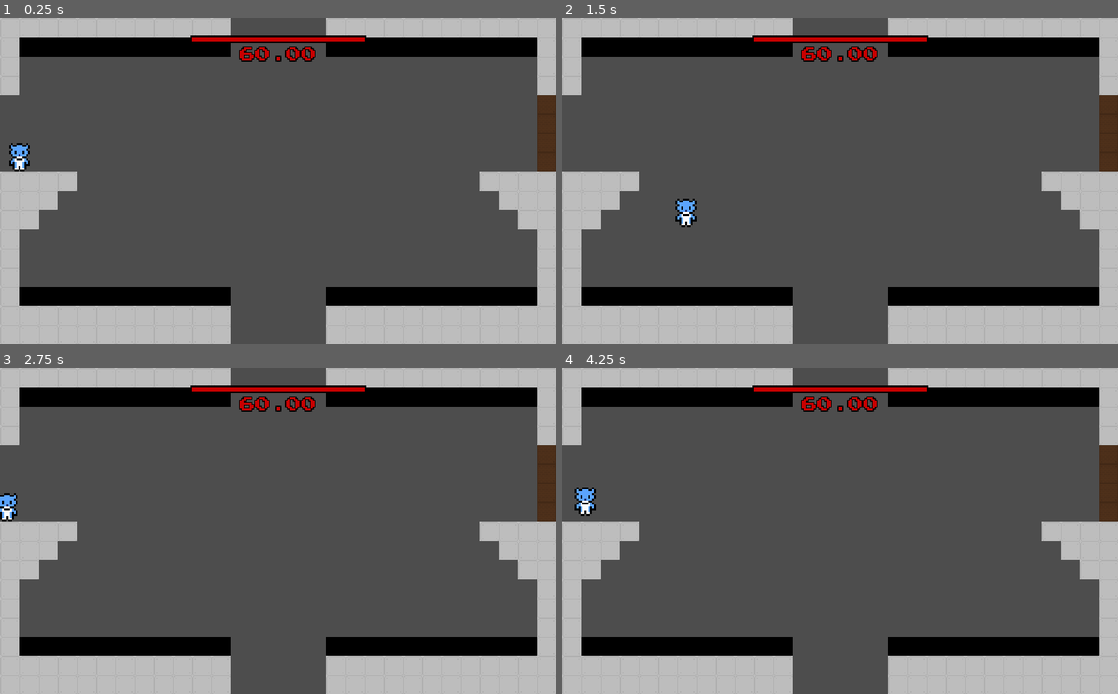
Above: before the commit, frames 1-4 (two rows, left to right).
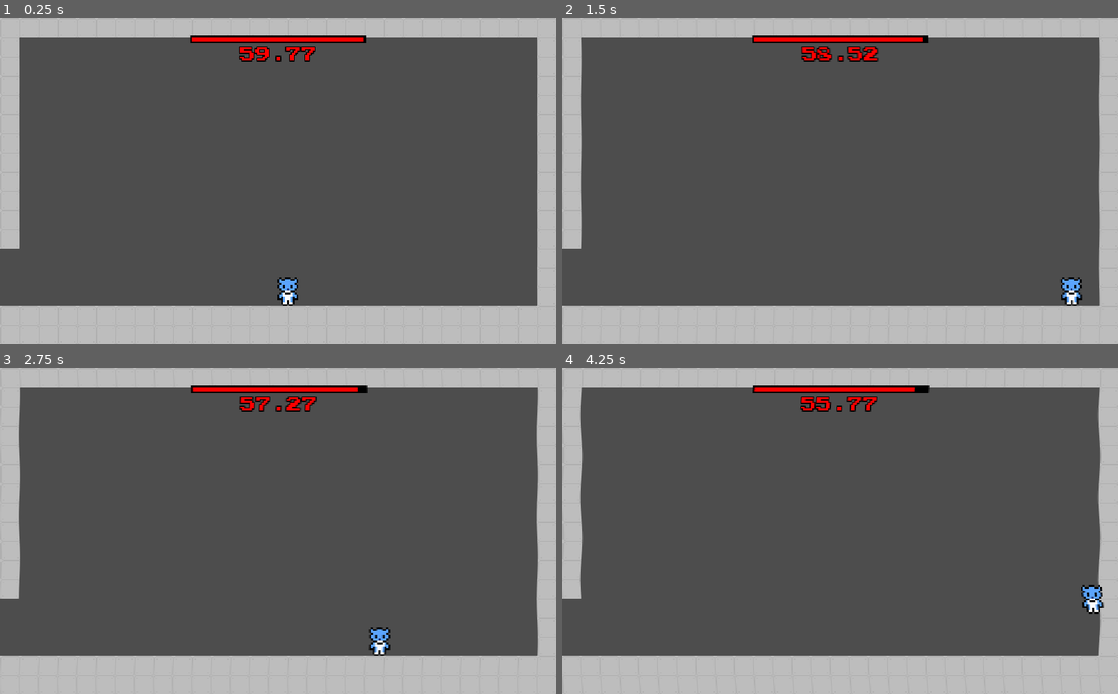
Above: after the commit, the same moments.

Repository: Furryous-Games/Pirate-Software-Game-Jam
Game: Godot game, scene res://scenes/main_scene.tscn
Two runs of this game, one before a commit and one after it. Both use one fixed random seed, a clock stepped at 60 frames per second and the inputs below.
Inputs:
- Up to frame 1 (0.25 s): no input
- Up to frame 2 (1.5 s): hold Right (move_right) from 0.53 s (still down); tap X (dash) at 0.6, 1.35 s; tap C (jump) at 0.77 s
- Up to frame 3 (2.75 s): tap C (jump) at 1.52 s; release Right (move_right) at 2.03 s; hold Left (move_left) from 2.03 s (still down); tap Z (interact) at 2.1 s; tap X (dash) at 2.3 s
- Up to frame 4 (4.25 s): release Left (move_left) at 2.78 s; hold Right (move_right) from 2.78 s (still down); tap G (invert_gravity) at 2.85 s; tap C (jump) at 3.02, 3.77 s; tap X (dash) at 3.05, 3.6 s

The runs differ from the first frame. In frame 1, 17% of the frame differs, in the area x 0-100%, y 0-100%; in frame 2, 17%; in frame 3, 17%; in frame 4, 18%.

Commit message:
moved reactor_sector files to reactor_sector folder

Diff:
--- a/scenes/main_scene.tscn
+++ b/scenes/main_scene.tscn
@@ -4,7 +4,7 @@
 [ext_resource type="PackedScene" uid="uid://ke8ne88ddqf1" path="res://scenes/player.tscn" id="2_pu3yx"]
 [ext_resource type="TileSet" uid="uid://bu4gn6thqnrqb" path="res://scenes/test_tileset.tres" id="3_7ykc4"]
 [ext_resource type="FontFile" uid="uid://ds4ncb8cbodts" path="res://assets/fonts/prstartk.ttf" id="4_gubc5"]
-[ext_resource type="Shader" uid="uid://cuahv7mnr5q7i" path="res://scripts/mirage.gdshader" id="4_pu3yx"]
+[ext_resource type="Shader" uid="uid://cuahv7mnr5q7i" path="res://scripts/reactor_sector/mirage.gdshader" id="4_pu3yx"]
 
 [sub_resource type="StyleBoxFlat" id="StyleBoxFlat_gubc5"]
 bg_color = Color(0, 0, 0, 1)
@@ -37,7 +37,7 @@
 
 [node name="Main" type="Node2D"]
 script = ExtResource("1_7ykc4")
-current_sector = 1
+current_sector = 2
 
 [node name="SectorMaps" type="Node2D" parent="."]
 
--- a/scenes/reactor_dash_platform.tscn
+++ b/scenes/reactor_sector/reactor_dash_platform.tscn
@@ -1,6 +1,6 @@
 [gd_scene load_steps=4 format=3 uid="uid://b6mrdx2sklm1e"]
 
-[ext_resource type="Script" uid="uid://drhhwowtr5q6s" path="res://scripts/reactor_dash_platform.gd" id="1_ymigc"]
+[ext_resource type="Script" uid="uid://drhhwowtr5q6s" path="res://scripts/reactor_sector/reactor_dash_platform.gd" id="1_ymigc"]
 [ext_resource type="TileSet" uid="uid://bu4gn6thqnrqb" path="res://scenes/test_tileset.tres" id="2_pktxm"]
 
 [sub_resource type="RectangleShape2D" id="RectangleShape2D_7sp3b"]
--- a/scenes/reactor_dash_recharge.tscn
+++ b/scenes/reactor_sector/reactor_dash_recharge.tscn
@@ -1,6 +1,6 @@
 [gd_scene load_steps=4 format=3 uid="uid://c3cqhbb84sclu"]
 
-[ext_resource type="Script" uid="uid://bt2kwlv0sl0rg" path="res://scripts/reactor_dash_recharge.gd" id="1_gcnda"]
+[ext_resource type="Script" uid="uid://bt2kwlv0sl0rg" path="res://scripts/reactor_sector/reactor_dash_recharge.gd" id="1_gcnda"]
 
 [sub_resource type="PlaceholderTexture2D" id="PlaceholderTexture2D_i1d33"]
 
--- a/scenes/reactor_sector.tscn
+++ b/scenes/reactor_sector/reactor_sector.tscn
@@ -1,10 +1,10 @@
 [gd_scene load_steps=6 format=4 uid="uid://dypvtpctvas43"]
 
 [ext_resource type="TileSet" uid="uid://bu4gn6thqnrqb" path="res://scenes/test_tileset.tres" id="1_6ijtv"]
-[ext_resource type="Script" uid="uid://c5436ldwguqbw" path="res://scripts/reactor_sector.gd" id="1_pkqih"]
-[ext_resource type="PackedScene" uid="uid://b6mrdx2sklm1e" path="res://scenes/reactor_dash_platform.tscn" id="3_u3ho6"]
+[ext_resource type="Script" uid="uid://c5436ldwguqbw" path="res://scripts/reactor_sector/reactor_sector.gd" id="1_pkqih"]
+[ext_resource type="PackedScene" uid="uid://b6mrdx2sklm1e" path="res://scenes/reactor_sector/reactor_dash_platform.tscn" id="3_u3ho6"]
 [ext_resource type="PackedScene" uid="uid://5p3nb0s7xyta" path="res://scenes/wall_terminal.tscn" id="4_cwp08"]
-[ext_resource type="PackedScene" uid="uid://c3cqhbb84sclu" path="res://scenes/reactor_dash_recharge.tscn" id="5_tipgw"]
+[ext_resource type="PackedScene" uid="uid://c3cqhbb84sclu" path="res://scenes/reactor_sector/reactor_dash_recharge.tscn" id="5_tipgw"]
 
 [node name="ReactorSector" type="Node2D"]
 script = ExtResource("1_pkqih")
--- a/scripts/main_script.gd
+++ b/scripts/main_script.gd
@@ -14,7 +14,7 @@
 #const TUTORIAL_SECTOR = preload("res://scenes/tutorial_sector.tscn")
 const ENGINEERING_SECTOR = preload("res://scenes/engineering_sector.tscn")
 const LIFE_SUPPORT_SECTOR = preload("res://scenes/life_support_sector.tscn")
-const REACTOR_SECTOR = preload("res://scenes/reactor_sector.tscn")
+const REACTOR_SECTOR = preload("res://scenes/reactor_sector/reactor_sector.tscn")
 #const ADMINISTRATIVE_SECTOR = preload("res://scenes/administrative_sector.tscn")
 
 const SECTOR_DATA := {
Renamed: scripts/mirage.gdshader -> scripts/reactor_sector/mirage.gdshader
Renamed: scripts/mirage.gdshader.uid -> scripts/reactor_sector/mirage.gdshader.uid
Renamed: scripts/reactor_dash_platform.gd -> scripts/reactor_sector/reactor_dash_platform.gd
Renamed: scripts/reactor_dash_platform.gd.uid -> scripts/reactor_sector/reactor_dash_platform.gd.uid
Renamed: scripts/reactor_dash_recharge.gd -> scripts/reactor_sector/reactor_dash_recharge.gd
Renamed: scripts/reactor_dash_recharge.gd.uid -> scripts/reactor_sector/reactor_dash_recharge.gd.uid
Renamed: scripts/reactor_sector.gd -> scripts/reactor_sector/reactor_sector.gd
Renamed: scripts/reactor_sector.gd.uid -> scripts/reactor_sector/reactor_sector.gd.uid
